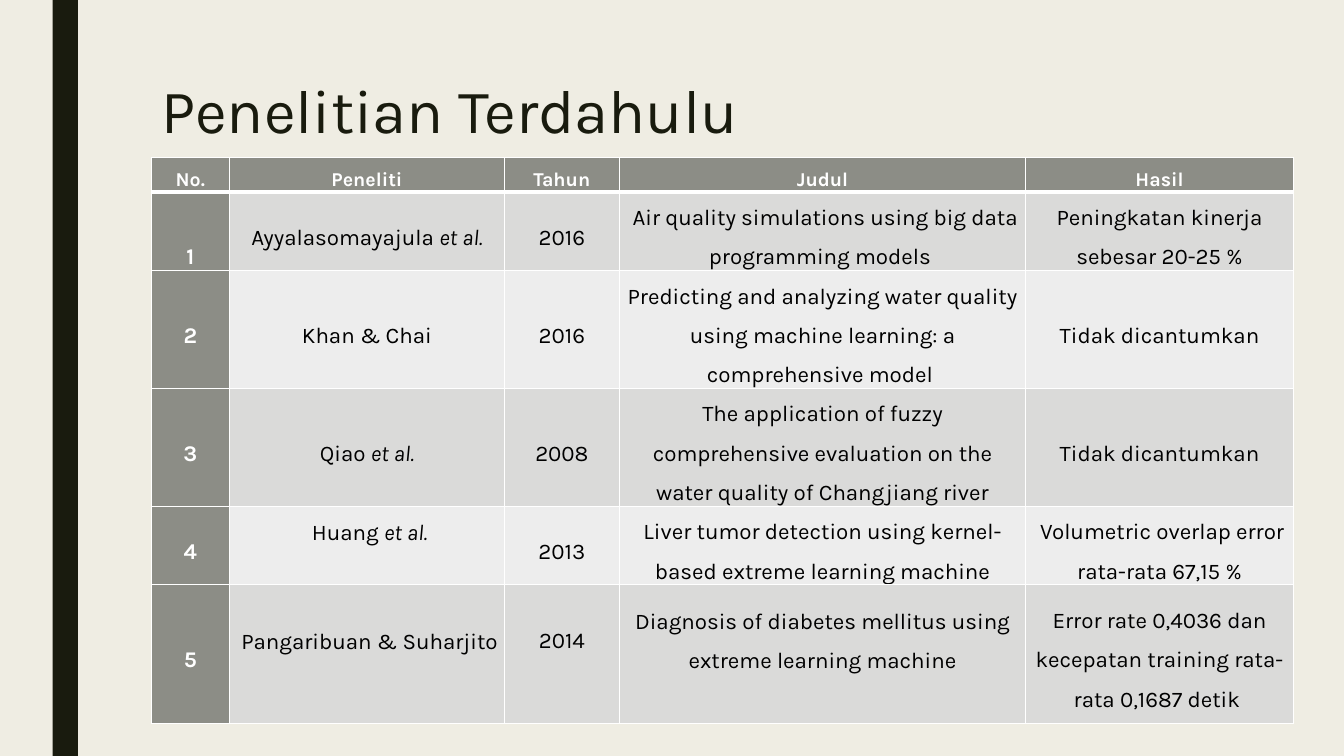
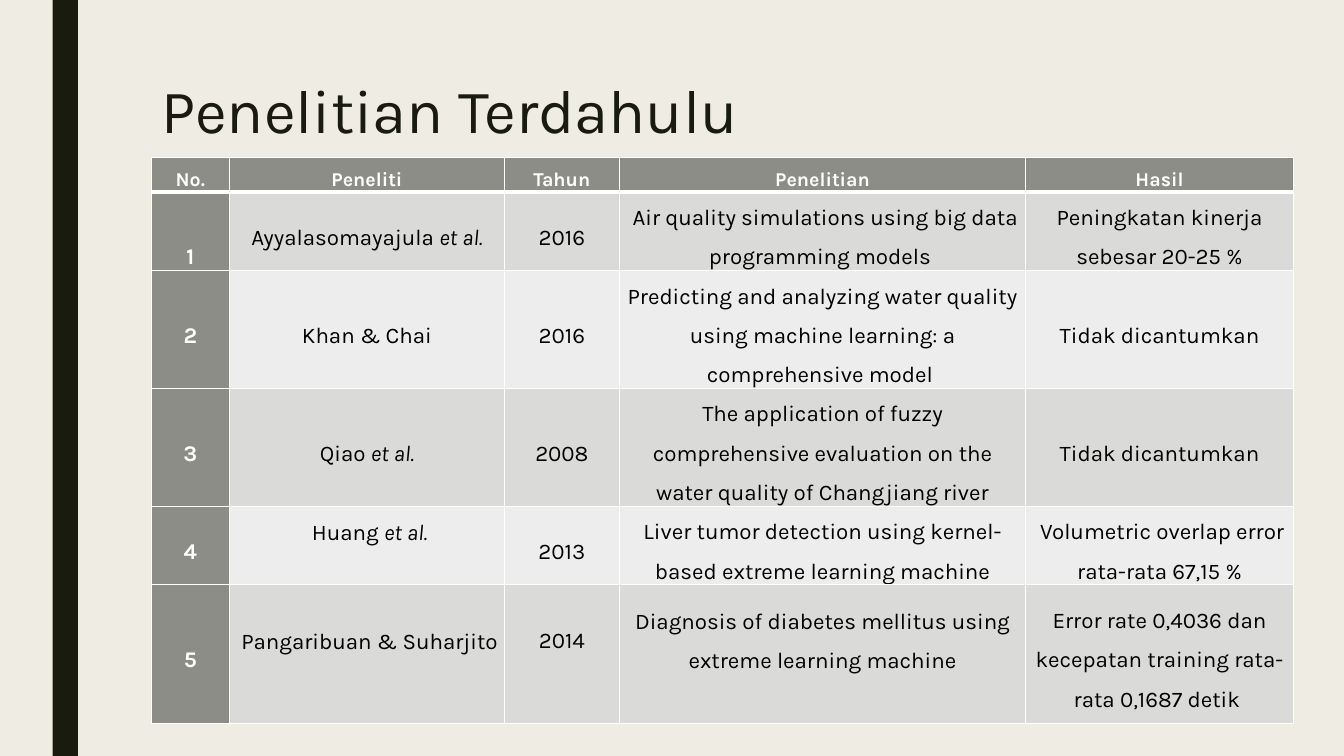
Before and after one commit to wjh94/dokumen-t-a, a slide deck: slide 8 of 121402071.pptx. Drawn at 1344x756 pixels with LibreOffice and Linux fonts; fonts in the diff are those of the drawing. Boxes give left, top, right and bottom in pixels: in the first picture for what was removed or moved away, otherwise in the second. Text is boxed around its words. In the diff, an @@ line names an element or a change of style, - is before the commit and + after.

```diff
--- a/121402071.pptx
+++ b/121402071.pptx
@@ table at (151,157,1294,734) @@
-row 1, column 4: Judul
+row 1, column 4: Penelitian
```
Also in this commit, not shown: 1 other slide changed.
